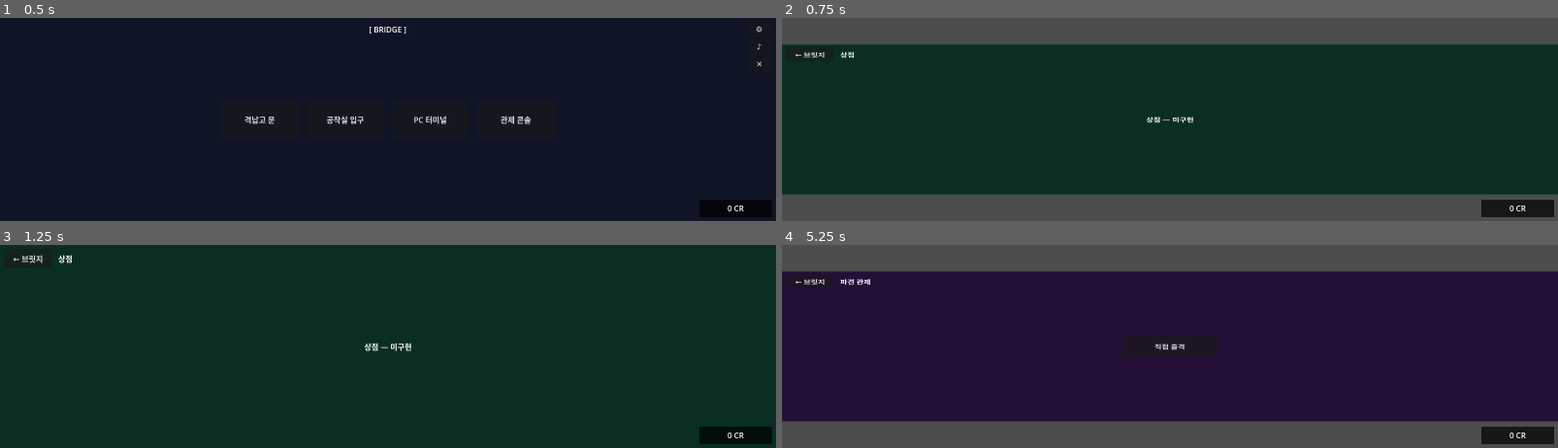
Above: before the commit, frames 1-4 (two rows, left to right).
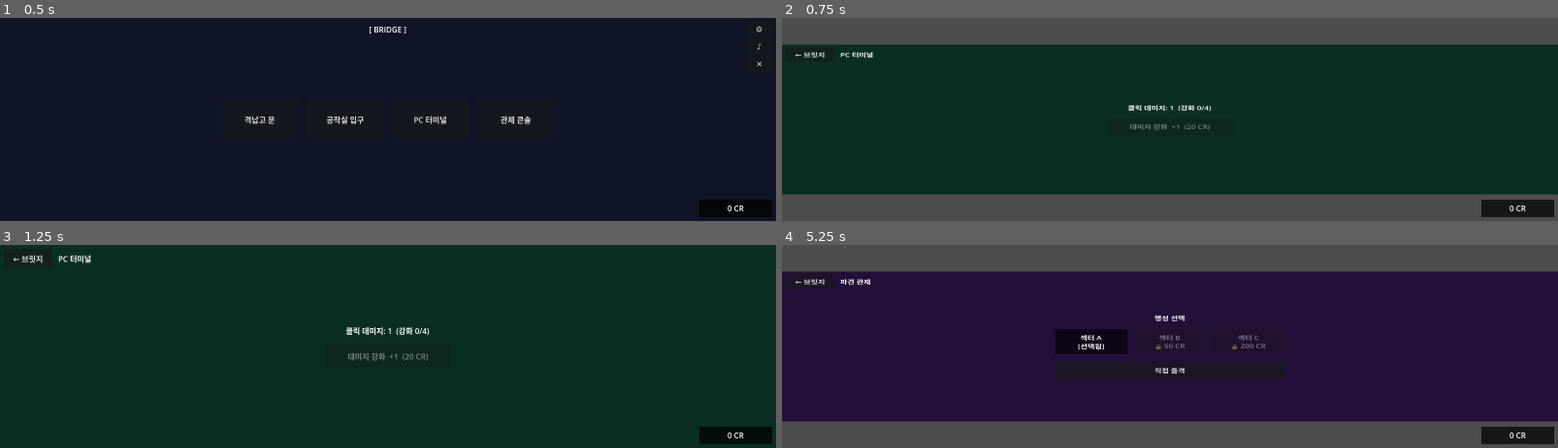
Above: after the commit, the same moments.

Repository: havergooday/dockclicker
Game: Godot game, scene res://scenes/main/main.tscn
Two runs of this game, one before a commit and one after it. Both use one fixed random seed, a clock stepped at 60 frames per second and the inputs below.
Inputs:
- Up to frame 1 (0.5 s): no input
- Up to frame 2 (0.75 s): click "PC 터미널" at 0.5 s
- Up to frame 3 (1.25 s): no input
- Up to frame 4 (5.25 s): click "← 브릿지" at 1.25 s; click "격납고 문" at 2 s; click "← 브릿지" at 2.75 s; click "공작실 입구" at 3.5 s; click "← 브릿지" at 4.25 s; click "관제 콘솔" at 5 s

Frame 1 is identical in both runs. In frame 2, 0.5% of the frame differs, in the area x 7-56%, y 16-56%; in frame 3, 0.7%; in frame 4, 1.4%, in the area x 35-63%, y 34-64%.

Commit message:
feat: multi-enemy clicker, planet selection, click damage upgrade
- game_state.gd: PLANETS 3개 데이터, 행성 해금, 클릭 데미지 업그레이드 시스템
- panel_clicker: 다중 동시 출현(행성별 2/3/4마리), 랜덤 위치, 웨이브(5/8/12마리), HP=2 (~1/10), 웨이브 완료 시 자동 복귀
- panel_dispatch: 행성 선택 UI — 해금 행성은 클릭 선택, 미해금 행성은 크레딧 지불로 해금
- panel_shop: PC 터미널 클릭 데미지 강화 (20→50→100→200 CR, 최대 Lv.4)

행성 밸런스: 섹터A(무료, 2마리, 5파, 10CR/킬) / 섹터B(50CR, 3마리, 8파, 15CR/킬) / 섹터C(200CR, 4마리, 12파, 25CR/킬)

Co-Authored-By: Claude Sonnet 4.6 <noreply@anthropic.com>

Diff:
--- a/scenes/ui/panel_clicker.tscn
+++ b/scenes/ui/panel_clicker.tscn
@@ -31,6 +31,7 @@
 offset_right = -8.0
 offset_bottom = 48.0
 grow_horizontal = 2
+theme_override_constants/separation = 12
 
 [node name="TitleLabel" type="Label" parent="Header"]
 layout_mode = 2
@@ -38,32 +39,22 @@
 text = "직접 파견"
 vertical_alignment = 1
 
-[node name="ContentArea" type="CenterContainer" parent="."]
+[node name="SessionLabel" type="Label" parent="Header"]
+layout_mode = 2
+custom_minimum_size = Vector2(320, 0)
+text = ""
+vertical_alignment = 1
+horizontal_alignment = 2
+
+[node name="BattleArea" type="Control" parent="."]
 layout_mode = 1
-anchors_preset = 15
+anchor_left = 0.0
+anchor_top = 0.0
 anchor_right = 1.0
 anchor_bottom = 1.0
-grow_horizontal = 2
-grow_vertical = 2
+offset_top = 56.0
+offset_bottom = -52.0
 mouse_filter = 2
-
-[node name="VBox" type="VBoxContainer" parent="ContentArea"]
-layout_mode = 2
-theme_override_constants/separation = 16
-
-[node name="EnemyButton" type="Button" parent="ContentArea/VBox"]
-layout_mode = 2
-custom_minimum_size = Vector2(180, 120)
-text = "👾"
-
-[node name="HPBar" type="ProgressBar" parent="ContentArea/VBox"]
-layout_mode = 2
-custom_minimum_size = Vector2(180, 24)
-
-[node name="SessionLabel" type="Label" parent="ContentArea/VBox"]
-layout_mode = 2
-text = "보류 크레딧: 0"
-horizontal_alignment = 1
 
 [node name="ReturnButton" type="Button" parent="."]
 layout_mode = 1
--- a/scenes/ui/panel_dispatch.tscn
+++ b/scenes/ui/panel_dispatch.tscn
@@ -53,7 +53,20 @@
 grow_vertical = 2
 mouse_filter = 2
 
-[node name="DispatchButton" type="Button" parent="ContentArea"]
+[node name="VBox" type="VBoxContainer" parent="ContentArea"]
 layout_mode = 2
-custom_minimum_size = Vector2(200, 60)
+theme_override_constants/separation = 20
+
+[node name="PlanetLabel" type="Label" parent="ContentArea/VBox"]
+layout_mode = 2
+text = "행성 선택"
+horizontal_alignment = 1
+
+[node name="PlanetContainer" type="HBoxContainer" parent="ContentArea/VBox"]
+layout_mode = 2
+theme_override_constants/separation = 12
+
+[node name="DispatchButton" type="Button" parent="ContentArea/VBox"]
+layout_mode = 2
+custom_minimum_size = Vector2(200, 50)
 text = "직접 출격"
--- a/scenes/ui/panel_shop.tscn
+++ b/scenes/ui/panel_shop.tscn
@@ -1,6 +1,6 @@
 [gd_scene load_steps=2 format=3]
 
-[ext_resource type="Script" path="res://scripts/ui/sub_panel_base.gd" id="1_shop"]
+[ext_resource type="Script" path="res://scripts/ui/panel_shop.gd" id="1_shop"]
 
 [node name="PanelShop" type="Control"]
 layout_mode = 3
@@ -10,7 +10,6 @@
 grow_horizontal = 2
 grow_vertical = 2
 script = ExtResource("1_shop")
-panel_id = "shop"
 
 [node name="Background" type="ColorRect" parent="."]
 layout_mode = 1
@@ -42,7 +41,7 @@
 [node name="TitleLabel" type="Label" parent="Header"]
 layout_mode = 2
 size_flags_horizontal = 3
-text = "상점"
+text = "PC 터미널"
 vertical_alignment = 1
 
 [node name="ContentArea" type="CenterContainer" parent="."]
@@ -54,7 +53,16 @@
 grow_vertical = 2
 mouse_filter = 2
 
-[node name="PlaceholderLabel" type="Label" parent="ContentArea"]
+[node name="VBox" type="VBoxContainer" parent="ContentArea"]
 layout_mode = 2
-text = "상점 — 미구현"
+theme_override_constants/separation = 16
+
+[node name="DamageInfo" type="Label" parent="ContentArea/VBox"]
+layout_mode = 2
+text = "클릭 데미지: 1  (강화 0/4)"
 horizontal_alignment = 1
+
+[node name="UpgradeButton" type="Button" parent="ContentArea/VBox"]
+layout_mode = 2
+custom_minimum_size = Vector2(260, 50)
+text = "데미지 강화  +1  (20 CR)"
--- a/scripts/autoload/game_state.gd
+++ b/scripts/autoload/game_state.gd
@@ -4,10 +4,92 @@
 var total_credits: int = 0
 var pending_credits: int = 0
 var player_status: String = "idle"  # idle / on_mission / returned
+var click_damage: int = 1
+var damage_upgrade_level: int = 0
+var unlocked_planets: Array = ["sector_a"]
+var selected_planet: String = "sector_a"
+
+const PLANETS: Array = [
+	{
+		"id": "sector_a",
+		"name": "섹터 A",
+		"unlock_cost": 0,
+		"max_on_screen": 2,
+		"wave_size": 5,
+		"credit_per_kill": 10,
+		"enemy_hp": 2,
+	},
+	{
+		"id": "sector_b",
+		"name": "섹터 B",
+		"unlock_cost": 50,
+		"max_on_screen": 3,
+		"wave_size": 8,
+		"credit_per_kill": 15,
+		"enemy_hp": 3,
+	},
+	{
+		"id": "sector_c",
+		"name": "섹터 C",
+		"unlock_cost": 200,
+		"max_on_screen": 4,
+		"wave_size": 12,
+		"credit_per_kill": 25,
+		"enemy_hp": 5,
+	},
+]
+
+const DAMAGE_UPGRADE_COSTS: Array = [20, 50, 100, 200]
 
 signal credits_changed(new_total: int)
 signal credits_collected(amount: int, from_global_pos: Vector2)
 signal player_status_changed(status: String)
+signal planet_unlocked(planet_id: String)
+
+
+func get_planet(planet_id: String) -> Dictionary:
+	for p in PLANETS:
+		if p["id"] == planet_id:
+			return p
+	return {}
+
+
+func get_selected_planet_data() -> Dictionary:
+	return get_planet(selected_planet)
+
+
+func is_planet_unlocked(planet_id: String) -> bool:
+	return planet_id in unlocked_planets
+
+
+func unlock_planet(planet_id: String) -> bool:
+	if is_planet_unlocked(planet_id):
+		return false
+	var data := get_planet(planet_id)
+	if data.is_empty() or total_credits < int(data["unlock_cost"]):
+		return false
+	total_credits -= int(data["unlock_cost"])
+	unlocked_planets.append(planet_id)
+	credits_changed.emit(total_credits)
+	planet_unlocked.emit(planet_id)
+	return true
+
+
+func get_damage_upgrade_cost() -> int:
+	if damage_upgrade_level >= DAMAGE_UPGRADE_COSTS.size():
+		return -1
+	return DAMAGE_UPGRADE_COSTS[damage_upgrade_level]
+
+
+func upgrade_click_damage() -> bool:
+	var cost := get_damage_upgrade_cost()
+	if cost < 0 or total_credits < cost:
+		return false
+	total_credits -= cost
+	damage_upgrade_level += 1
+	click_damage += 1
+	credits_changed.emit(total_credits)
+	return true
 
 
 func start_direct_dispatch() -> void:
--- a/scripts/ui/panel_clicker.gd
+++ b/scripts/ui/panel_clicker.gd
@@ -1,19 +1,15 @@
 extends Control
 
-const BASE_HP := 20
-const CLICK_DAMAGE := 1
-const CREDIT_PER_KILL := 10
+var _enemies: Dictionary = {}
+var _wave_kills: int = 0
+var _planet_data: Dictionary = {}
 
-var _enemy_hp: int = 0
-
-@onready var enemy_button: Button = $ContentArea/VBox/EnemyButton
-@onready var hp_bar: ProgressBar = $ContentArea/VBox/HPBar
-@onready var session_label: Label = $ContentArea/VBox/SessionLabel
+@onready var battle_area: Control = $BattleArea
+@onready var session_label: Label = $Header/SessionLabel
 @onready var return_button: Button = $ReturnButton
 
 func _ready() -> void:
 	PanelManager.register_panel("clicker", self)
-	enemy_button.pressed.connect(_on_enemy_clicked)
 	return_button.pressed.connect(_on_return_pressed)
 	PanelManager.panel_changed.connect(_on_panel_changed)
 
@@ -26,25 +22,84 @@
 
 func _on_panel_changed(panel_id: String) -> void:
 	if panel_id == "clicker":
+		_start_session()
+
+func _start_session() -> void:
+	_planet_data = GameState.get_selected_planet_data()
+	_wave_kills = 0
+	_clear_enemies()
+	_refresh_session_label()
+	_fill_to_max.call_deferred()
+
+func _clear_enemies() -> void:
+	for enemy in _enemies.keys():
+		enemy.queue_free()
+	_enemies.clear()
+
+func _fill_to_max() -> void:
+	if _planet_data.is_empty():
+		return
+	var max_on_screen: int = _planet_data.get("max_on_screen", 2)
+	var wave_size: int = _planet_data.get("wave_size", 5)
+	var total := _wave_kills + _enemies.size()
+	while _enemies.size() < max_on_screen and total < wave_size:
 		_spawn_enemy()
+		total += 1
 
 func _spawn_enemy() -> void:
-	_enemy_hp = BASE_HP
-	_refresh_display()
+	var enemy_hp: int = _planet_data.get("enemy_hp", 2)
+	var btn := Button.new()
+	btn.custom_minimum_size = Vector2(80, 60)
+	battle_area.add_child(btn)
+	_enemies[btn] = {"hp": enemy_hp, "max_hp": enemy_hp}
+	_update_enemy_display(btn)
+	btn.pressed.connect(func(): _on_enemy_clicked(btn))
+	_randomize_position(btn)
 
-func _on_enemy_clicked() -> void:
-	_enemy_hp -= CLICK_DAMAGE
-	if _enemy_hp <= 0:
-		GameState.add_pending_credit(CREDIT_PER_KILL)
-		_spawn_enemy()
+func _randomize_position(node: Button) -> void:
+	var area_size := battle_area.size
+	var w := maxf(area_size.x - node.custom_minimum_size.x, 0.0)
+	var h := maxf(area_size.y - node.custom_minimum_size.y, 0.0)
+	node.position = Vector2(randf_range(0, w), randf_range(0, h))
+
+func _update_enemy_display(enemy: Button) -> void:
+	var data: Dictionary = _enemies[enemy]
+	enemy.text = "👾\n%d/%d" % [data["hp"], data["max_hp"]]
+
+func _on_enemy_clicked(enemy: Button) -> void:
+	if not _enemies.has(enemy):
+		return
+	_enemies[enemy]["hp"] -= GameState.click_damage
+	if _enemies[enemy]["hp"] <= 0:
+		_kill_enemy(enemy)
 	else:
-		_refresh_display()
+		_update_enemy_display(enemy)
 
-func _refresh_display() -> void:
-	hp_bar.max_value = BASE_HP
-	hp_bar.value = _enemy_hp
-	session_label.text = "보류 크레딧: %d" % GameState.pending_credits
+func _kill_enemy(enemy: Button) -> void:
+	var credit_per_kill: int = _planet_data.get("credit_per_kill", 10)
+	GameState.add_pending_credit(credit_per_kill)
+	_enemies.erase(enemy)
+	enemy.queue_free()
+	_wave_kills += 1
+	_refresh_session_label()
+	var wave_size: int = _planet_data.get("wave_size", 5)
+	if _wave_kills >= wave_size:
+		_on_wave_complete()
+	else:
+		_fill_to_max()
+
+func _on_wave_complete() -> void:
+	_on_return_pressed()
+
+func _refresh_session_label() -> void:
+	var wave_size: int = _planet_data.get("wave_size", 5)
+	session_label.text = "%s  처치: %d/%d  보류: %d CR" % [
+		_planet_data.get("name", ""),
+		_wave_kills, wave_size,
+		GameState.pending_credits
+	]
 
 func _on_return_pressed() -> void:
+	_clear_enemies()
 	GameState.return_from_dispatch()
 	PanelManager.show_panel("hangar")
--- a/scripts/ui/panel_dispatch.gd
+++ b/scripts/ui/panel_dispatch.gd
@@ -1,15 +1,52 @@
 extends Control
 
 @onready var back_button: Button = $Header/BackButton
-@onready var dispatch_button: Button = $ContentArea/DispatchButton
+@onready var dispatch_button: Button = $ContentArea/VBox/DispatchButton
+@onready var planet_container: HBoxContainer = $ContentArea/VBox/PlanetContainer
 
 func _ready() -> void:
 	PanelManager.register_panel("dispatch", self)
 	back_button.pressed.connect(func(): PanelManager.show_bridge())
 	dispatch_button.pressed.connect(_on_dispatch_pressed)
 	GameState.player_status_changed.connect(_on_player_status_changed)
+	GameState.planet_unlocked.connect(func(_id): _rebuild_planet_buttons())
+	GameState.credits_changed.connect(func(_v): _rebuild_planet_buttons())
+	_rebuild_planet_buttons()
+
+func _rebuild_planet_buttons() -> void:
+	for child in planet_container.get_children():
+		child.queue_free()
+	for planet in GameState.PLANETS:
+		planet_container.add_child(_make_planet_button(planet))
+
+func _make_planet_button(planet: Dictionary) -> Button:
+	var planet_id: String = planet["id"]
+	var is_unlocked := GameState.is_planet_unlocked(planet_id)
+	var is_selected := GameState.selected_planet == planet_id
+	var btn := Button.new()
+	btn.custom_minimum_size = Vector2(150, 70)
+	btn.toggle_mode = true
+	btn.button_pressed = is_selected
+	if is_unlocked:
+		btn.text = planet["name"]
+		if is_selected:
+			btn.text += "\n[선택됨]"
+	else:
+		btn.text = "%s\n🔒 %d CR" % [planet["name"], planet["unlock_cost"]]
+		btn.disabled = GameState.total_credits < int(planet["unlock_cost"])
+	btn.pressed.connect(func(): _on_planet_pressed(planet_id))
+	return btn
+
+func _on_planet_pressed(planet_id: String) -> void:
+	if not GameState.is_planet_unlocked(planet_id):
+		if not GameState.unlock_planet(planet_id):
+			return
+	GameState.selected_planet = planet_id
+	_rebuild_planet_buttons()
 
 func _on_dispatch_pressed() -> void:
+	if not GameState.is_planet_unlocked(GameState.selected_planet):
+		return
 	GameState.start_direct_dispatch()
 	PanelManager.show_panel("clicker")
 
--- /dev/null
+++ b/scripts/ui/panel_shop.gd
@@ -0,0 +1,27 @@
+extends Control
+
+@onready var back_button: Button = $Header/BackButton
+@onready var damage_info: Label = $ContentArea/VBox/DamageInfo
+@onready var upgrade_button: Button = $ContentArea/VBox/UpgradeButton
+
+func _ready() -> void:
+	PanelManager.register_panel("shop", self)
+	back_button.pressed.connect(func(): PanelManager.show_bridge())
+	upgrade_button.pressed.connect(_on_upgrade_pressed)
+	GameState.credits_changed.connect(func(_v): _refresh())
+	_refresh()
+
+func _refresh() -> void:
+	var level := GameState.damage_upgrade_level
+	var damage := GameState.click_damage
+	damage_info.text = "클릭 데미지: %d  (강화 %d/%d)" % [damage, level, GameState.DAMAGE_UPGRADE_COSTS.size()]
+	var cost := GameState.get_damage_upgrade_cost()
+	if cost < 0:
+		upgrade_button.text = "최대 강화 달성"
+		upgrade_button.disabled = true
+	else:
+		upgrade_button.text = "데미지 강화  +1  (%d CR)" % cost
+		upgrade_button.disabled = GameState.total_credits < cost
+
+func _on_upgrade_pressed() -> void:
+	GameState.upgrade_click_damage()
